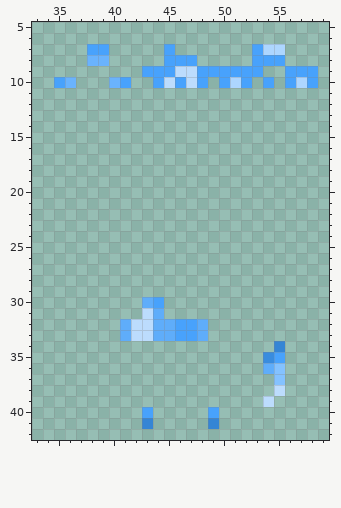
One commit to this pixel-art sprite: src/main/resources/assets/crc/textures/hand/cyborgarm_glowing.png. That is the earlier state.
The file is 64x64 pixels. Shown: x 33..59, y 5..42.
After:
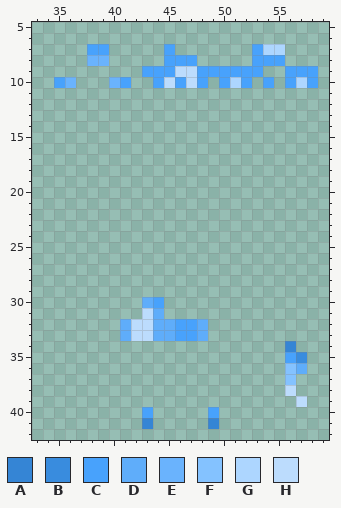
Palette (. is transparent): A #3585d5  B #398cde  C #48a2fc  D #5fadfa  E #6ab3fd  F #84c2ff  G #add6ff  H #bcdcfd
Edits made:
{"y":34,"x":55,"old":"A.","new":".A"}
{"y":35,"x":54,"old":"BC..","new":"..CB"}
{"y":36,"x":54,"old":"DF..","new":"..FD"}
{"y":37,"x":55,"old":"F.","new":".F"}
{"y":38,"x":55,"old":"H.","new":".H"}
{"y":39,"x":54,"old":"H","new":"."}
{"y":39,"x":57,"old":".","new":"H"}
{"label":"changed","picture_box":[263,341,307,407]}
